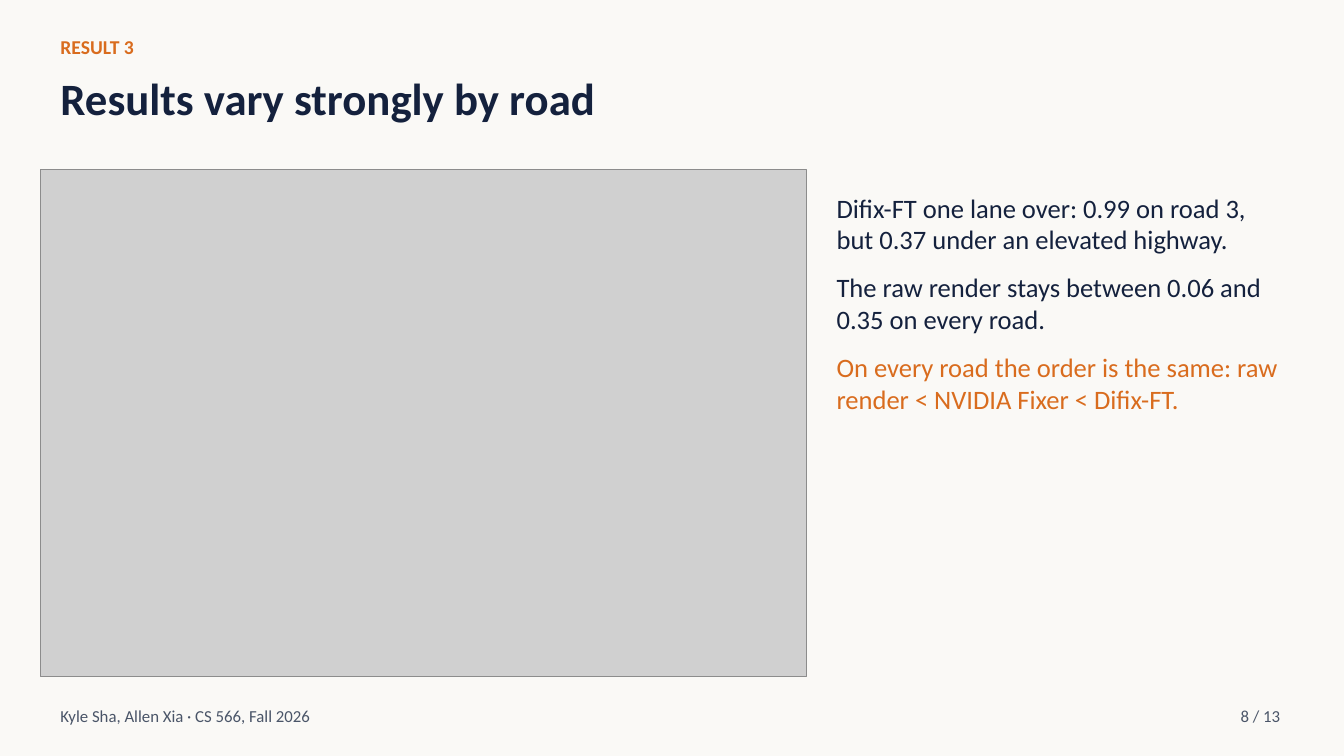
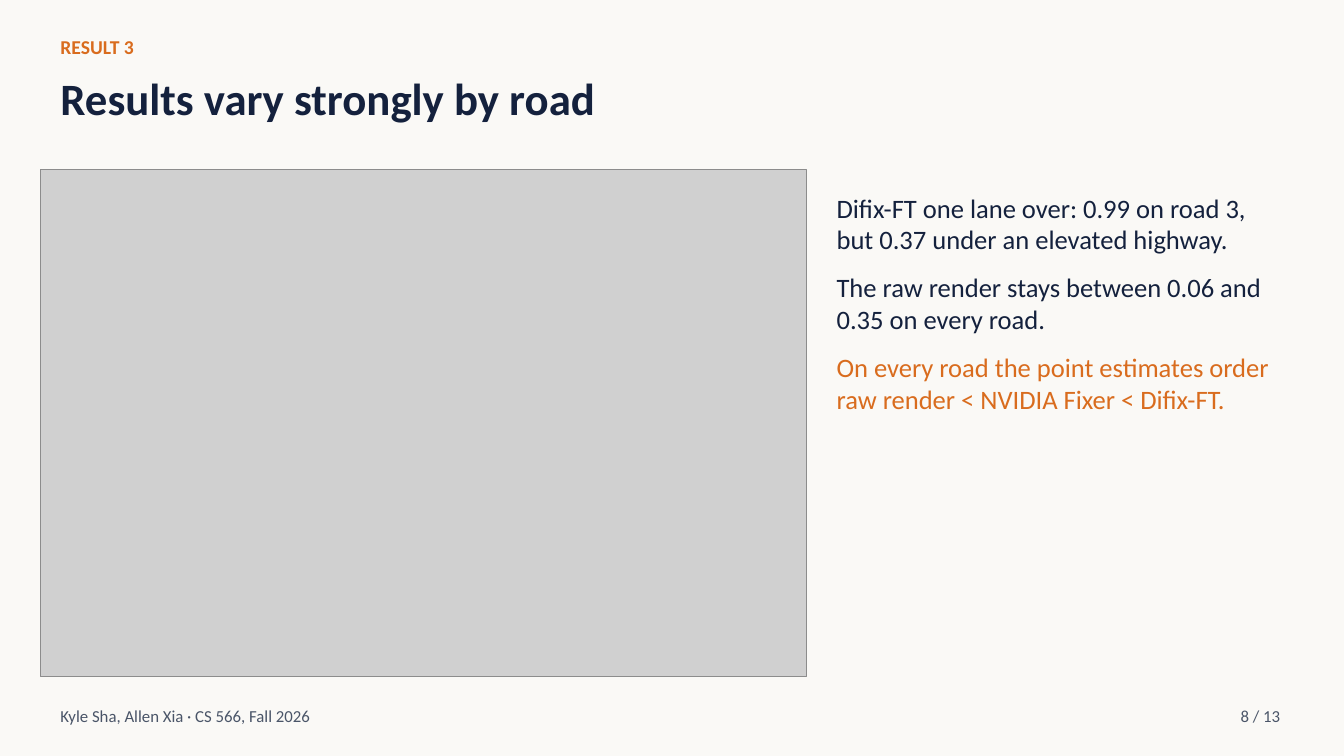
Before and after one commit to ksha23/cs566-drive-sim, a slide deck: slide 8 of docs/cs566_drive_sim_talk.pptx. Drawn at 1344x756 pixels with LibreOffice and Linux fonts; fonts in the diff are those of the drawing; grey boxes stand for pictures. Boxes give left, top, right and bottom in pixels: in the first picture for what was removed or moved away, otherwise in the second. Text is boxed around its words. In the diff, an @@ line names an element or a change of style, - is before the commit and + after.

```diff
--- a/docs/cs566_drive_sim_talk.pptx
+++ b/docs/cs566_drive_sim_talk.pptx
@@ text at <box>837,358,1268,409</box>: text changed @@
-On every road the order is the same: raw render < NVIDIA Fixer < Difix-FT.
+On every road the point estimates order raw render < NVIDIA Fixer < Difix-FT.
```
Also in this commit, not shown: 4 other files.
